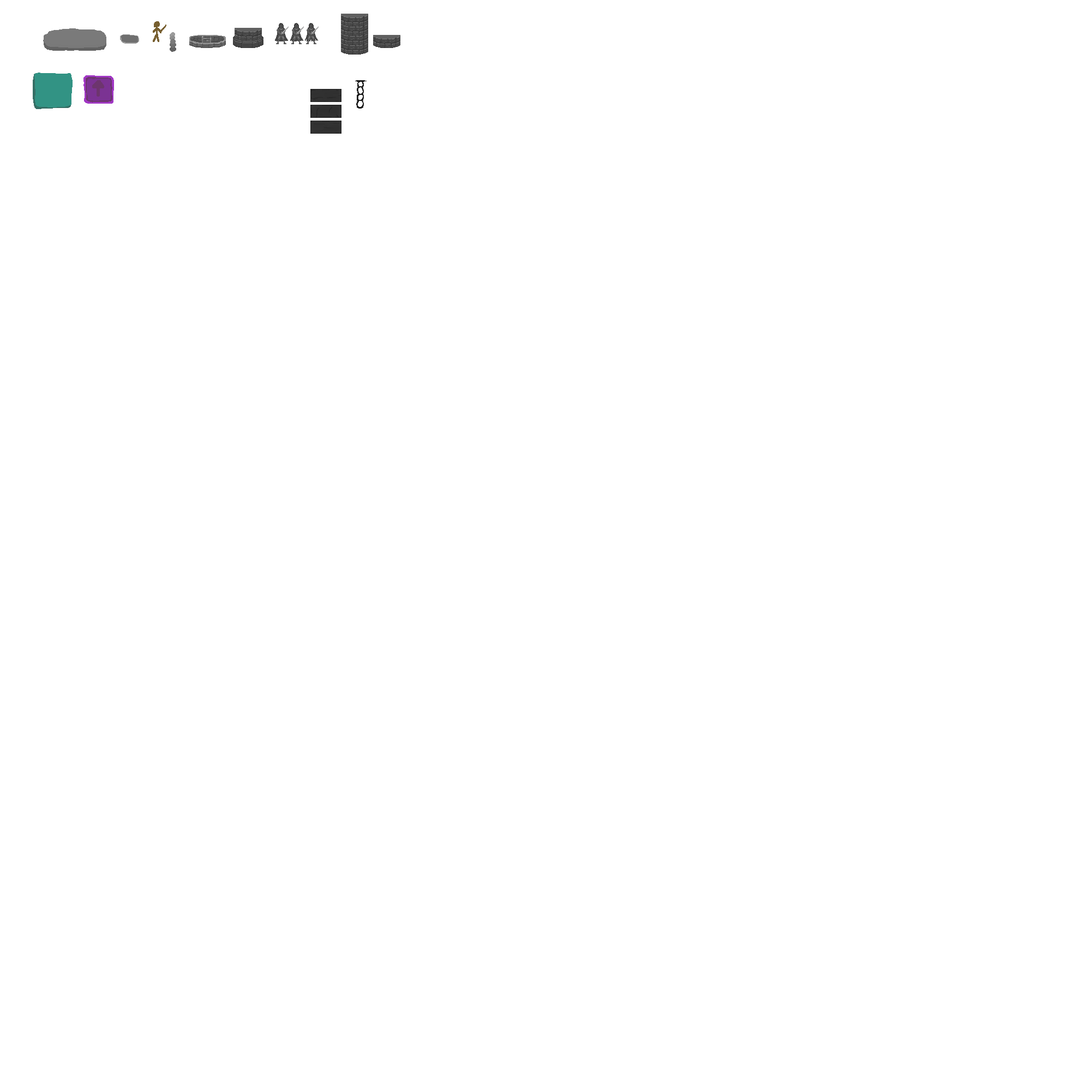
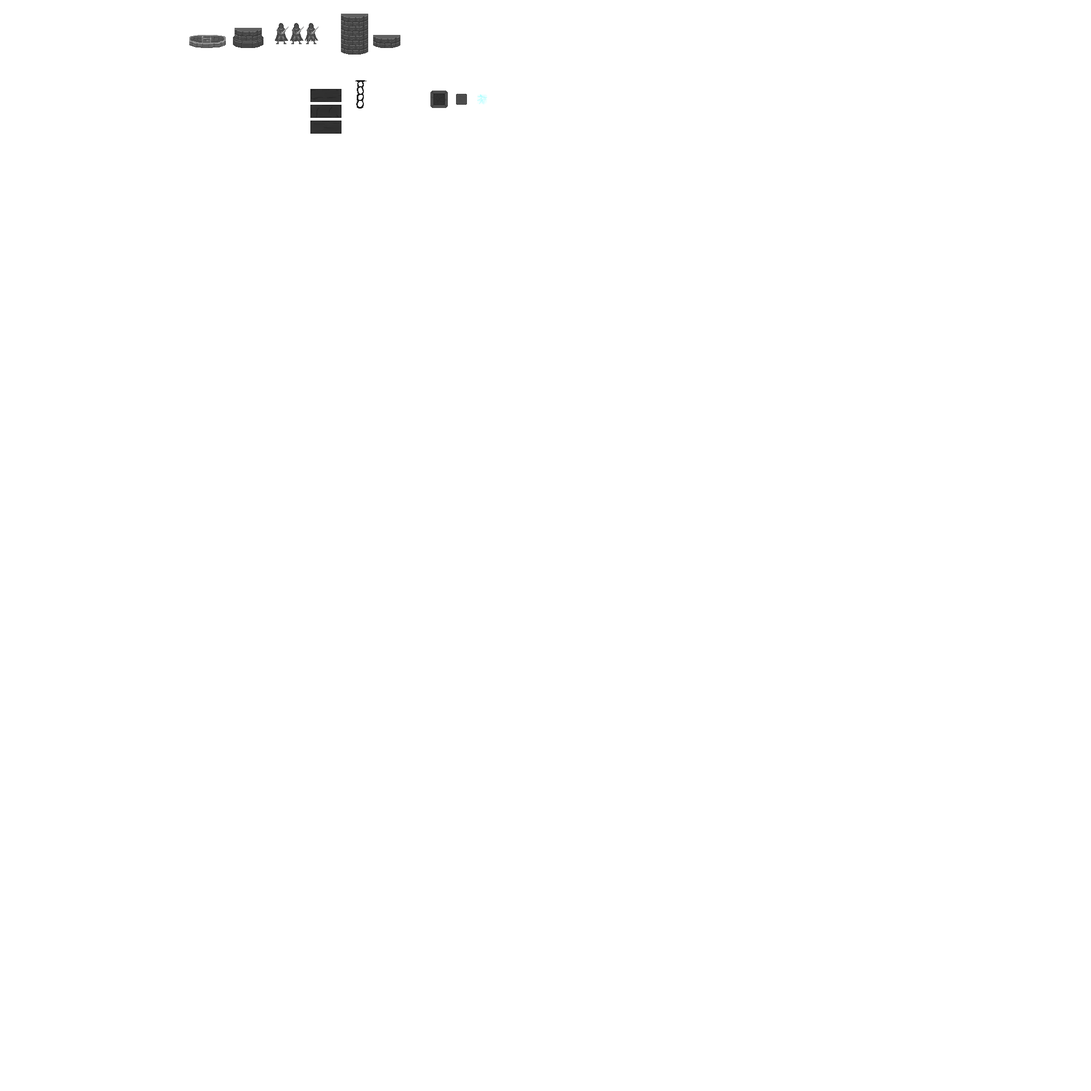
Two versions of the same layered image (1091 × 1091). Layer-by-layer changes:
renamed "Слой 4" to "Слой 7 копия", painted on it over left=32, top=21, right=488, bottom=110
